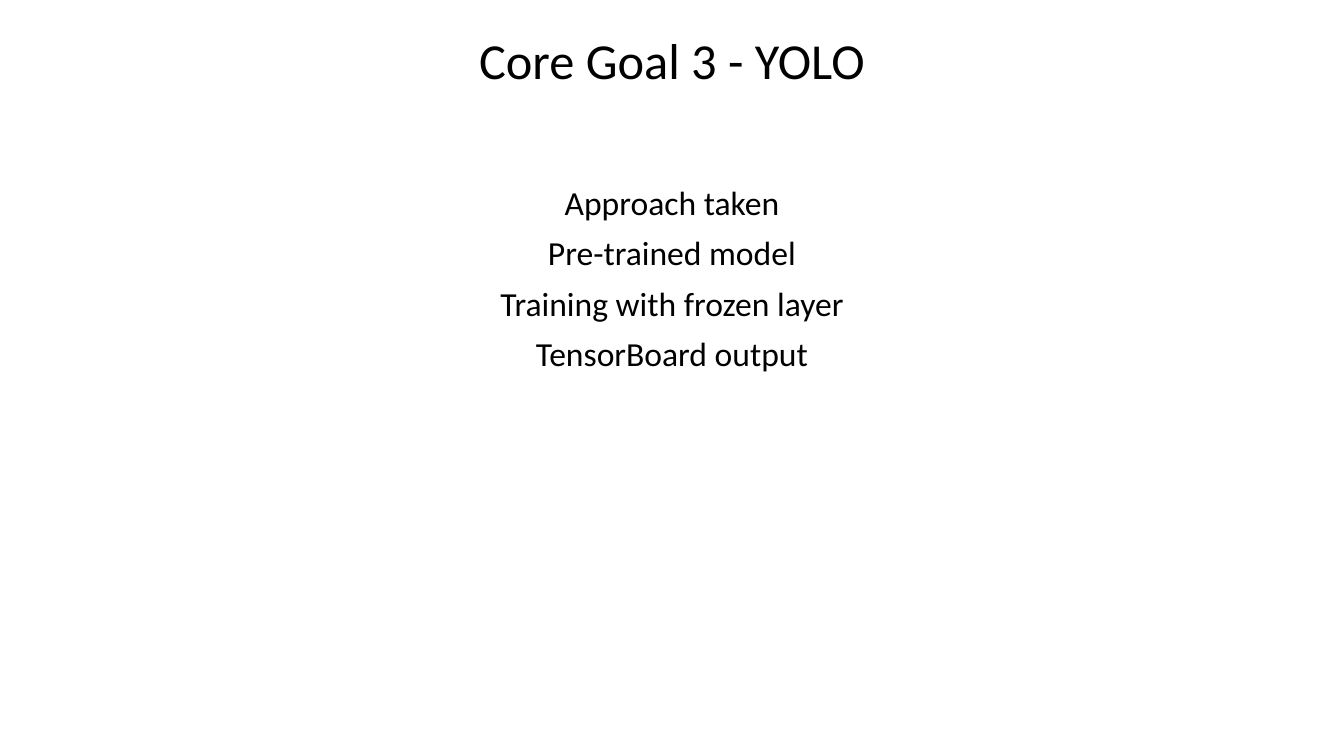
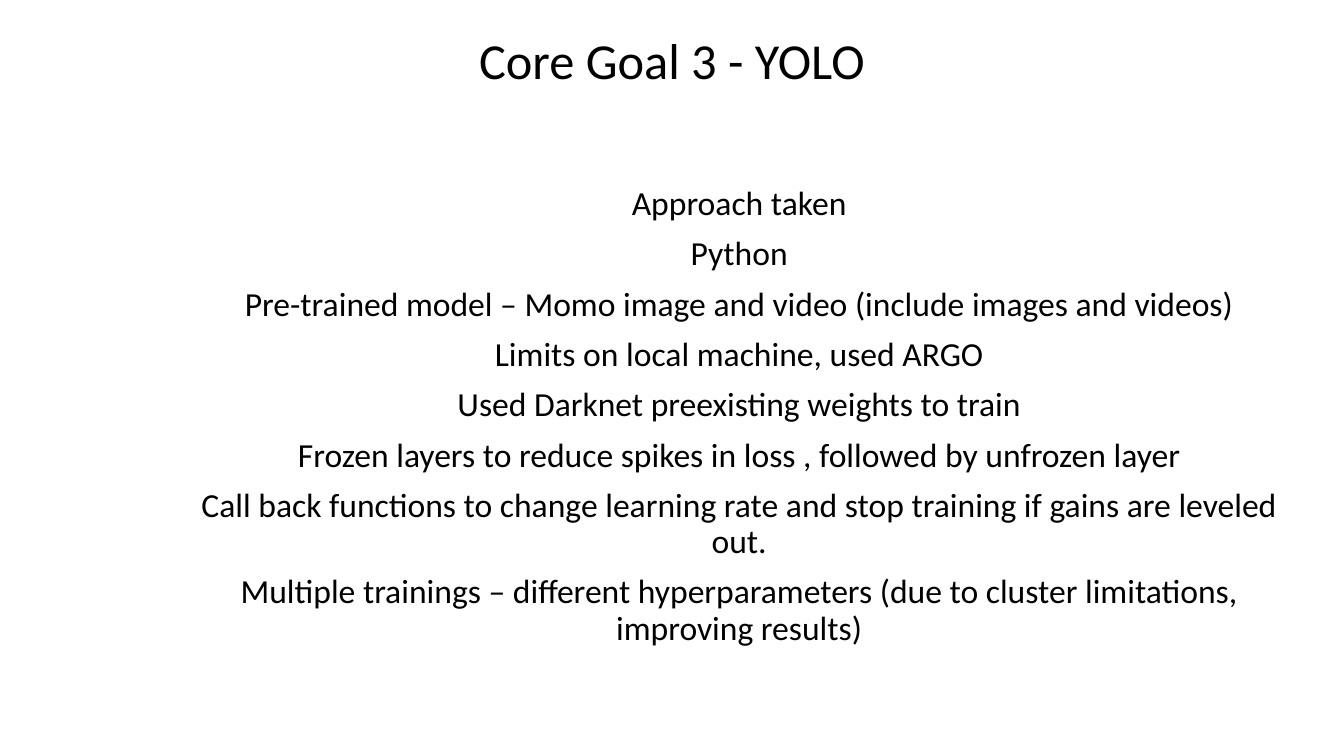
Before and after one commit to zliu007/DAEN690Report, a slide deck: slide 12 of SimpsonsImageDetection_Final Presentation_M.pptx (slide 11 before the commit). Drawn at 1344x756 pixels with LibreOffice and Linux fonts; fonts in the diff are those of the drawing. Boxes give left, top, right and bottom in pixels: in the first picture for what was removed or moved away, otherwise in the second. Text is boxed around its words. In the diff, an @@ line names an element or a change of style, - is before the commit and + after.

```diff
--- a/SimpsonsImageDetection_Final Presentation_M.pptx
+++ b/SimpsonsImageDetection_Final Presentation_M.pptx
@@ subtitle at box(201, 241, 1277, 646): text changed @@
-Pre-trained model
-Training with frozen layer
-TensorBoard output
+Python
+Pre-trained model – Momo image and video (include images and videos)
+Limits on local machine, used ARGO
+Used Darknet preexisting weights to train
+Frozen layers to reduce spikes in loss , followed by unfrozen layer
+Call back functions to change learning rate and stop training if gains are leveled out.
+Multiple trainings – different hyperparameters (due to cluster limitations, improving results)
```
Also in this commit, not shown: 6 other slides changed, 3 slides added.
